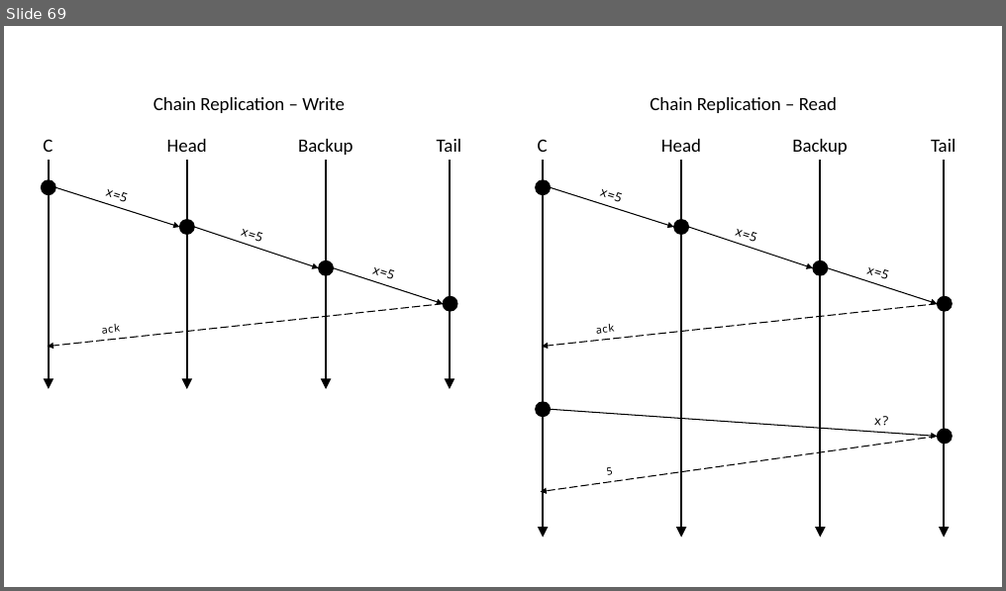
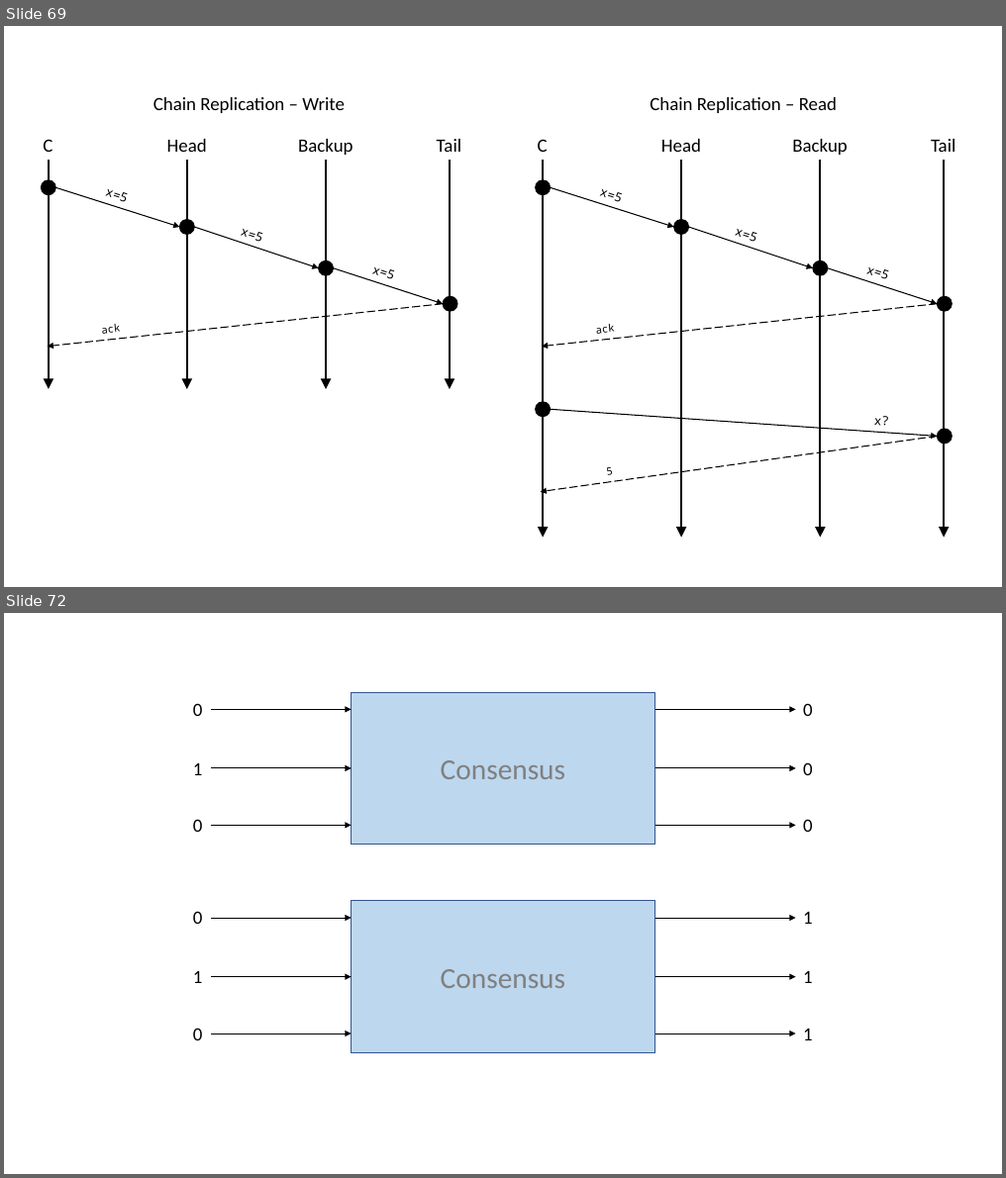
Before and after one commit to ChrisWhealy/DistributedSystemNotes, a slide deck: img/Diagrams.pptx. Shown one above the other, each under a label of ours: slide 69 before the commit, slides 69 and 72 after it; the slides between them are not shown. The pictures are 1006x591 and 1006x1178 pixels, drawn with LibreOffice and Linux fonts; fonts in the diff are those of the drawing. Boxes give left, top, right and bottom in pixels: in the first picture for what was removed or moved away, otherwise in the second. Text is boxed around its words. In the diff, an @@ line names an element or a change of style, - is before the commit and + after.

```diff
--- a/img/Diagrams.pptx
+++ b/img/Diagrams.pptx
@@ slide 72 added at (x1=4, y1=613, x2=1002, y2=1174), background #FFFFFF @@
@@ rectangle added at (x1=351, y1=692, x2=655, y2=845), fill #BDD7EE, outline #325491 1 pt, 28 pt, text #808080 @@
+Consensus
@@ text added at (x1=193, y1=703, x2=203, y2=716), 18 pt, text #000000 @@
+0
@@ arrow added from (211, 710) to (351, 710), #000000 1 pt @@
@@ arrow added from (655, 710) to (796, 710), #000000 1 pt @@
@@ text added at (x1=803, y1=703, x2=813, y2=716), 18 pt, text #000000 @@
+0
@@ text added at (x1=193, y1=762, x2=203, y2=775), 18 pt, text #000000 @@
+1
@@ arrow added from (211, 768) to (351, 768), #000000 1 pt @@
@@ arrow added from (655, 768) to (796, 768), #000000 1 pt @@
@@ text added at (x1=803, y1=762, x2=813, y2=775), 18 pt, text #000000 @@
+0
@@ text added at (x1=193, y1=819, x2=203, y2=832), 18 pt, text #000000 @@
+0
@@ text added at (x1=803, y1=819, x2=813, y2=832), 18 pt, text #000000 @@
+0
@@ arrow added from (211, 826) to (351, 826), #000000 1 pt @@
@@ arrow added from (655, 826) to (796, 826), #000000 1 pt @@
@@ rectangle added at (x1=351, y1=901, x2=655, y2=1054), fill #BDD7EE, outline #325491 1 pt, 28 pt, text #808080 @@
+Consensus
@@ text added at (x1=193, y1=911, x2=203, y2=924), 18 pt, text #000000 @@
+0
@@ arrow added from (211, 918) to (351, 918), #000000 1 pt @@
@@ arrow added from (655, 918) to (796, 918), #000000 1 pt @@
@@ text added at (x1=803, y1=912, x2=813, y2=924), 18 pt, text #000000 @@
+1
@@ text added at (x1=193, y1=970, x2=203, y2=983), 18 pt, text #000000 @@
+1
@@ arrow added from (211, 977) to (351, 977), #000000 1 pt @@
@@ arrow added from (655, 977) to (796, 977), #000000 1 pt @@
@@ text added at (x1=803, y1=971, x2=813, y2=983), 18 pt, text #000000 @@
+1
@@ text added at (x1=193, y1=1028, x2=203, y2=1041), 18 pt, text #000000 @@
+0
@@ arrow added from (211, 1034) to (351, 1034), #000000 1 pt @@
@@ arrow added from (655, 1034) to (796, 1034), #000000 1 pt @@
@@ text added at (x1=803, y1=1029, x2=813, y2=1041), 18 pt, text #000000 @@
+1
```
Also in this commit, not shown: 10 other slides added, 14 other files.
